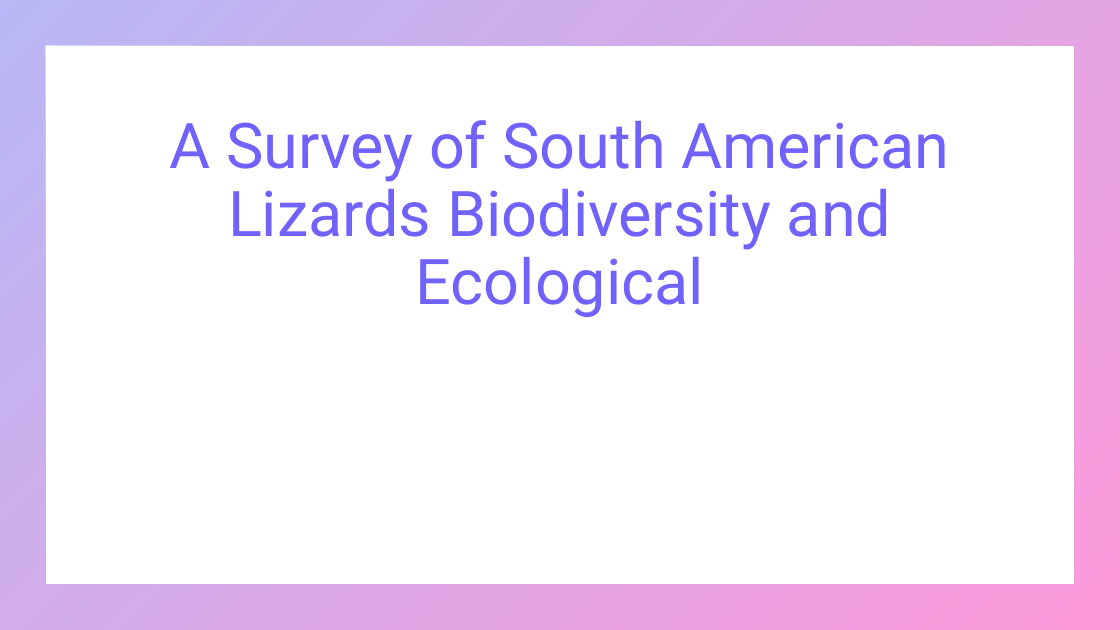
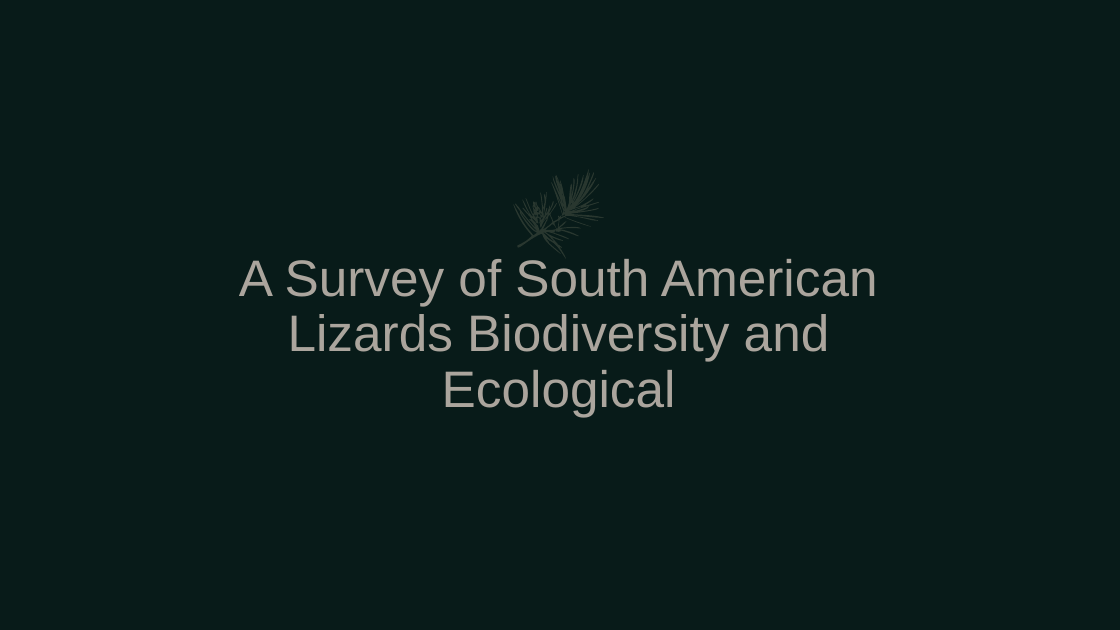
Before and after one commit to umarrasool15/Research2SlidesWebApp, a slide deck: slide 1 of src/main/resources/content/output/A Survey of South American Lizards Biodiversity and Ecological.pptx. Drawn at 1120x630 pixels with LibreOffice and Linux fonts; fonts in the diff are those of the drawing. Boxes give left, top, right and bottom in pixels: in the first picture for what was removed or moved away, otherwise in the second. Text is boxed around its words. In the diff, an @@ line names an element or a change of style, - is before the commit and + after.

```diff
--- a/src/main/resources/content/output/A Survey of South American Lizards Biodiversity and Ecological.pptx
+++ b/src/main/resources/content/output/A Survey of South American Lizards Biodiversity and Ecological.pptx
@@ background #FFFFFF to #081B19 @@
@@ frame removed at (x1=0, y1=0, x2=1120, y2=630) @@
@@ freeform shape added at (x1=501, y1=164, x2=616, y2=271), fill #313E35 at 82% opacity @@
@@ title "A Survey of South American ..." moved from (x1=170, y1=120, x2=949, y2=317) to (x1=239, y1=259, x2=878, y2=417) @@
@@ title "A Survey of South American ..." at (x1=239, y1=259, x2=878, y2=417): size 54 to 44 pt, font Roboto to Arial, text colour gradient #7162FE to #F900A0 to #E2D4CA at 75% opacity @@
```
Also in this commit, not shown: 2 other slides changed, 6 slides added, 6 slides removed, 8 other files.
